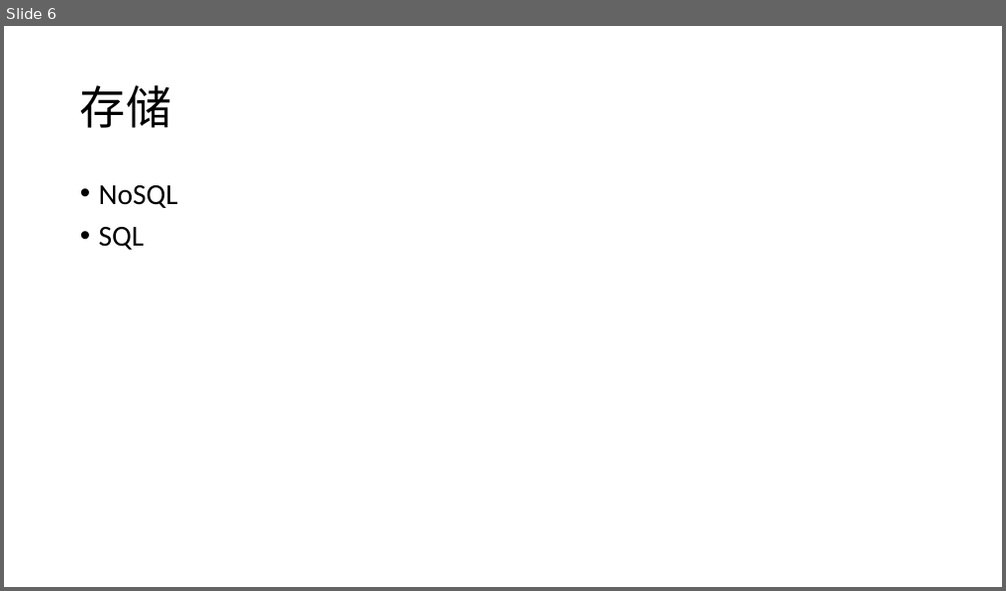
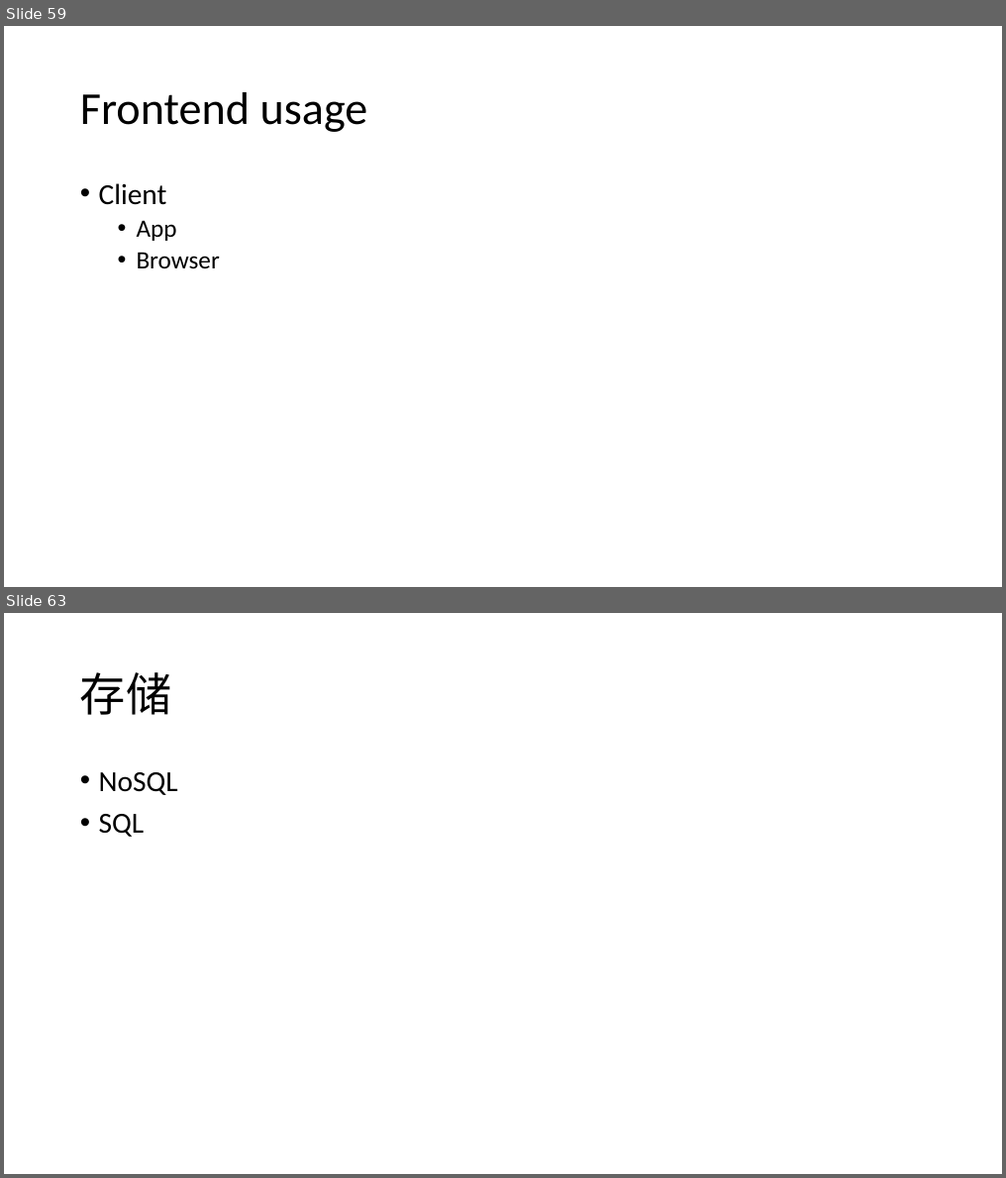
Before and after one commit to csliangdu/ExchangeAgg, a slide deck: doc/Coin.pptx. Shown one above the other, each under a label of ours: slide 6 before the commit, slides 59 and 63 after it; the slides between them are not shown. The pictures are 1006x591 and 1006x1178 pixels, drawn with LibreOffice and Linux fonts; fonts in the diff are those of the drawing. Boxes give left, top, right and bottom in pixels: in the first picture for what was removed or moved away, otherwise in the second. Text is boxed around its words. In the diff, an @@ line names an element or a change of style, - is before the commit and + after.

```diff
--- a/doc/Coin.pptx
+++ b/doc/Coin.pptx
@@ slide 59 added at [4,26,1002,587], background #FFFFFF @@
@@ title added at [80,92,368,132], 44 pt, text #000000 @@
+Frontend usage
@@ text added at [99,183,220,270], 24 pt, text #000000 @@
+• Client
+  • App
+  • Browser
@@ what was slide 6 is now slide 63 @@
```
Also in this commit, not shown: 4 slides changed, 57 other slides added, 1 slide removed.
